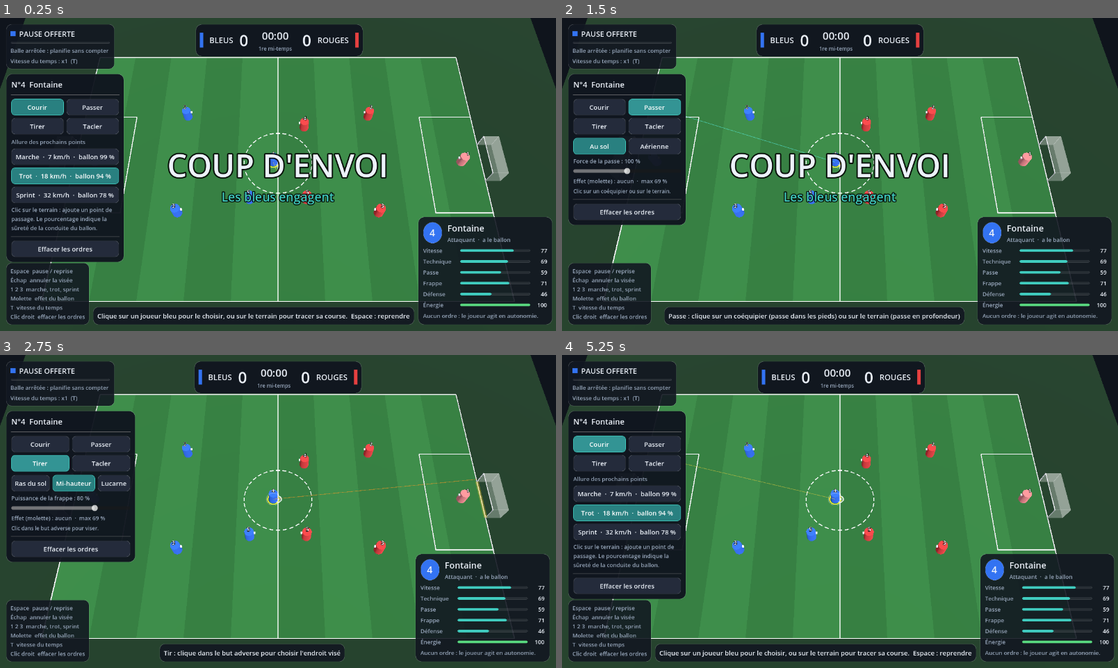
Above: before the commit, frames 1-4 (two rows, left to right).
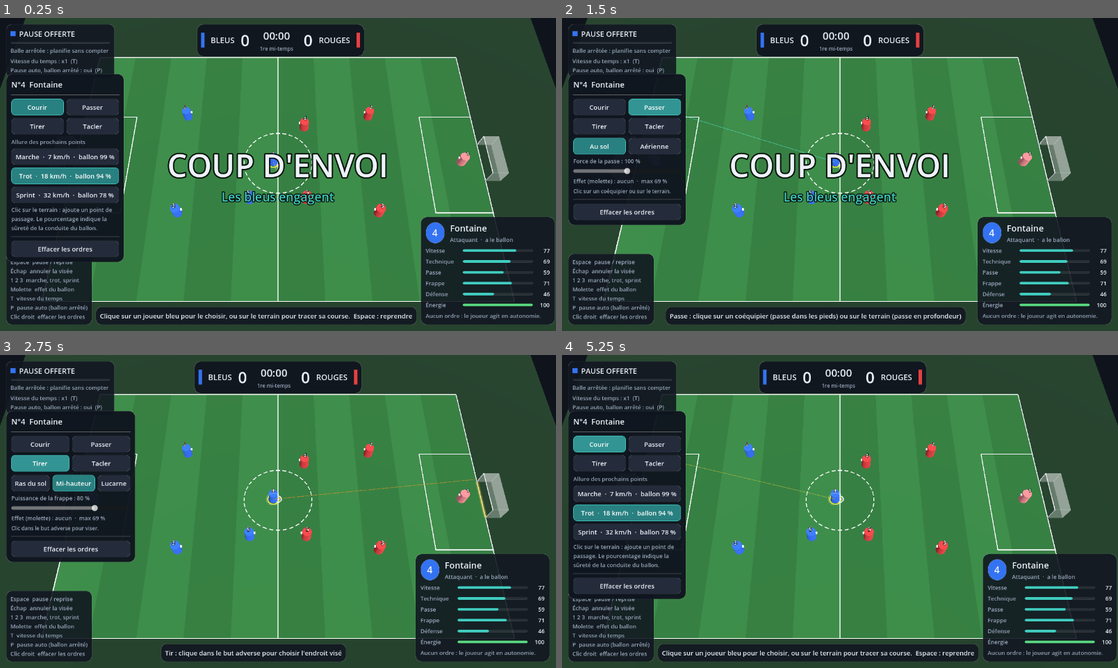
Above: after the commit, the same moments.

Repository: Azediia/Tactic-football
Game: Godot game, scene res://scenes/main.tscn
Two runs of this game, one before a commit and one after it. Both use one fixed random seed, a clock stepped at 60 frames per second and the inputs below.
Inputs:
- Up to frame 1 (0.25 s): no input
- Up to frame 2 (1.5 s): click "Courir" at 0.5 s; click "Passer" at 1.25 s
- Up to frame 3 (2.75 s): click "Tirer" at 2 s
- Up to frame 4 (5.25 s): click "Passer" at 2.75 s; click "Tacler" at 3.5 s; click "Effacer les ordres" at 4.25 s; click "Courir" at 5 s

The runs differ from the first frame. In frame 1, 3.2% of the frame differs, in the area x 1-100%, y 2-98%; in frame 2, 1.9%; in frame 3, 1.7%; in frame 4, 3.2%.

Commit message:
Pause automatique quand le ballon est arrêté, et porteur bleu qui attend les ordres
Co-Authored-By: Claude Sonnet 5.5 <noreply@anthropic.com>
Claude-Session: https://claude.ai/code/session_01BVYzC9JnSekVqPEDzHGZdX

Diff:
--- a/scripts/main.gd
+++ b/scripts/main.gd
@@ -75,6 +75,7 @@
 	director.event_logged.connect(ui.add_event)
 	director.banner_requested.connect(ui.show_banner)
 	director.dead_ball_pause_requested.connect(_on_dead_ball_pause)
+	director.ball_stopped.connect(_on_dead_ball_pause)
 	director.freeze_requested.connect(_on_freeze)
 	director.full_time.connect(ui.show_end)
 
@@ -107,6 +108,8 @@
 				set_allure(Player.Allure.SPRINT)
 			KEY_T:
 				cycle_time_scale()
+			KEY_P:
+				director.auto_pause_enabled = not director.auto_pause_enabled
 	elif event is InputEventMouseButton and event.pressed:
 		match event.button_index:
 			MOUSE_BUTTON_LEFT:
--- a/scripts/match_director.gd
+++ b/scripts/match_director.gd
@@ -8,11 +8,14 @@
 signal dead_ball_pause_requested
 signal freeze_requested(frozen: bool)
 signal full_time
+signal ball_stopped
 
 enum Phase { LIVE, GOAL, HALF_TIME, FULL_TIME }
 
 const HALF_DURATION := 300.0  # 5 minutes par mi-temps
 const AI_INTERVAL := 0.15
+## Un joueur de l'équipe pilotée garde le ballon ce temps sans ordre avant de jouer seul.
+const HUMAN_CARRIER_PATIENCE := 3.0
 ## Positions de départ (équipe 0, qui défend à gauche) : gardien, 2 défenseurs, 2 attaquants.
 const FORMATION := [
 	Vector3(-27.0, 0.0, 0.0),
@@ -37,11 +40,17 @@
 var phase := Phase.LIVE
 var possession_team := -1
 var ai_enabled := true
+## Équipe pilotée par le joueur (-1 : aucune, tout est géré par l'IA).
+var human_team := 0
+## Pause offerte dès que le ballon est à l'arrêt (réglable).
+var auto_pause_enabled := true
 
 var _world: Node3D
 var _dead_timer := 0.0
 var _ai_timer := 0.0
 var _next_kickoff_team := 0
+var _ball_still_time := 0.0
+var _auto_pause_armed := false
 
 
 func setup(world: Node3D, p_ball: Ball) -> void:
@@ -112,6 +121,7 @@
 		_end_match()
 		return
 	_check_holder()
+	_watch_ball_stopped(delta)
 	_update_ball_interactions()
 	_update_keepers()
 	_check_out_of_play()
@@ -133,6 +143,24 @@
 			begin_kickoff(_next_kickoff_team)
 
 
+## Détecte un ballon à l'arrêt : une seule pause par arrêt. Elle ne se réarme que lorsque
+## le ballon a de nouveau bougé, pour ne pas bloquer le jeu en boucle.
+func _watch_ball_stopped(delta: float) -> void:
+	var speed := ball.linear_velocity.length()
+	if speed > 1.5:
+		_auto_pause_armed = true
+		_ball_still_time = 0.0
+	elif speed < 0.4:
+		_ball_still_time += delta
+		if _auto_pause_armed and _ball_still_time >= 0.4:
+			_auto_pause_armed = false
+			if auto_pause_enabled:
+				event_logged.emit("Ballon arrêté : pause offerte", "info")
+				ball_stopped.emit()
+	else:
+		_ball_still_time = 0.0
+
+
 # --- Possession ----------------------------------------------------------------------------
 
 func set_holder(player: Player) -> void:
@@ -145,6 +173,7 @@
 	ball.linear_velocity *= 0.2
 	player.touch_timer = 0.15
 	player.contact_lock = 0.0
+	player.hold_idle = 0.0
 	if player.is_keeper:
 		player.decision_timer = 1.2
 	if possession_team != -1 and possession_team != player.team:
@@ -495,6 +524,7 @@
 	possession_team = -1
 	set_holder(kicker)
 	possession_team = team
+	_auto_pause_armed = false
 	freeze_requested.emit(false)
 	banner_requested.emit("COUP D'ENVOI", "Les %s engagent" % TEAM_NAMES[team].to_lower())
 	dead_ball_pause_requested.emit()
@@ -528,6 +558,7 @@
 	taker.heading = Vector3(attack, 0.0, 0.0)
 	possession_team = team
 	set_holder(taker)
+	_auto_pause_armed = false
 	banner_requested.emit(title, "Remise en jeu : %s" % team_name.to_lower())
 	dead_ball_pause_requested.emit()
 
@@ -615,6 +646,11 @@
 
 
 func _ai_carrier(p: Player) -> void:
+	if p.team == human_team and p.hold_idle < HUMAN_CARRIER_PATIENCE:
+		# Équipe pilotée : le porteur garde le ballon et attend les ordres du joueur.
+		p.hold_idle += AI_INTERVAL
+		p.ai_goal = null
+		return
 	if p.decision_timer > 0.0:
 		p.ai_goal = {"pos": p.position + p.heading * 3.0, "allure": Player.Allure.TROT, "final": false}
 		return
--- a/scripts/player.gd
+++ b/scripts/player.gd
@@ -59,6 +59,8 @@
 var touch_timer := 0.0
 var wait_time := 0.0
 var decision_timer := 0.0
+## Temps passé au pied du ballon sans ordre (l'équipe pilotée attend ses ordres avant de jouer seule).
+var hold_idle := 0.0
 var last_eval_shot := -1
 var pending_save: Dictionary = {}
 var dive: Dictionary = {}
--- a/scripts/ui.gd
+++ b/scripts/ui.gd
@@ -192,7 +192,7 @@
 	var keys := _panel(PANEL_BG, 12, 10)
 	keys.size_flags_vertical = Control.SIZE_SHRINK_END
 	row.add_child(keys)
-	var keys_label := _label("Espace  pause / reprise\nÉchap  annuler la visée\n1 2 3  marche, trot, sprint\nMolette  effet du ballon\nT  vitesse du temps\nClic droit  effacer les ordres", 13, MUTED)
+	var keys_label := _label("Espace  pause / reprise\nÉchap  annuler la visée\n1 2 3  marche, trot, sprint\nMolette  effet du ballon\nT  vitesse du temps\nP  pause auto (ballon arrêté)\nClic droit  effacer les ordres", 13, MUTED)
 	keys.add_child(keys_label)
 	var spacer_left := Control.new()
 	spacer_left.size_flags_horizontal = Control.SIZE_EXPAND_FILL
@@ -581,7 +581,7 @@
 		_pause_label.text = "EN DIRECT"
 		_cooldown_bar.value = 100.0 * (1.0 - main.pause_cooldown_left / Main.PAUSE_COOLDOWN)
 		_pause_sub.text = "Pause disponible" if cooldown_ready else "Prochaine pause dans %d s" % int(ceil(main.pause_cooldown_left))
-	_speed_label.text = "Vitesse du temps : x%d  (T)" % int(Main.TIME_SCALES[main.time_scale_index])
+	_speed_label.text = "Vitesse du temps : x%d  (T)\nPause auto, ballon arrêté : %s  (P)" % [int(Main.TIME_SCALES[main.time_scale_index]), "oui" if main.director.auto_pause_enabled else "non"]
 
 
 func _refresh_card() -> void:
--- a/tests/sim_match.gd
+++ b/tests/sim_match.gd
@@ -10,6 +10,7 @@
 	root.add_child(main)
 	await physics_frame
 	var director := main.director
+	director.human_team = -1  # les deux équipes sont jouées par l'IA
 	var counts := {}
 	director.event_logged.connect(func(text: String, kind: String):
 		var key := "autre"
@@ -23,6 +24,8 @@
 		elif text.contains("contrôle"): key = "contrôles"
 		counts[key] = counts.get(key, 0) + 1)
 	var restarts := [0]
+	var auto_pauses := [0]
+	director.ball_stopped.connect(func(): auto_pauses[0] += 1)
 	director.dead_ball_pause_requested.connect(func(): restarts[0] += 1)
 	var frames := 0
 	while director.phase != MatchDirector.Phase.FULL_TIME and frames < 90000:
@@ -30,7 +33,7 @@
 		frames += 1
 		if main.paused:
 			main.set_paused(false)
-	print("Durée simulée : %.0f s — score %d-%d — remises en jeu : %d" % [director.clock, director.score[0], director.score[1], restarts[0]])
+	print("Durée simulée : %.0f s — score %d-%d — remises en jeu : %d — pauses ballon arrêté : %d" % [director.clock, director.score[0], director.score[1], restarts[0], auto_pauses[0]])
 	var keys := counts.keys()
 	keys.sort()
 	for key in keys:
--- a/tests/smoke_test.gd
+++ b/tests/smoke_test.gd
@@ -15,6 +15,7 @@
 	await physics_frame
 	director = main.director
 	director.ai_enabled = false
+	director.auto_pause_enabled = false
 
 	_test_dice()
 	_test_rules()
@@ -29,6 +30,8 @@
 	await _test_tackle()
 	await _test_possession_clears_orders()
 	await _test_out_of_play()
+	await _test_auto_pause()
+	await _test_human_carrier_waits()
 	await _test_ui()
 	await _test_ai_match()
 
@@ -432,6 +435,59 @@
 	director.ball.global_position = Vector3(30.5, Ball.RADIUS, 8.0)
 	await _frames(3)
 	_check(director.ball.holder != null and director.ball.holder.team == 1 and director.ball.holder.is_keeper, "sortie de but : le gardien relance")
+
+
+func _test_auto_pause() -> void:
+	print("Pause automatique, ballon arrêté")
+	_reset_scene()
+	director.auto_pause_enabled = true
+	var ball := director.ball
+	ball.global_position = Vector3(-10.0, Ball.RADIUS, 15.0)  # loin de tous les joueurs
+	ball.kick(director.player_at(1, 4), Vector3(8.0, 0.0, 0.0), 0.0)
+	await _frames(30)
+	_check(not main.paused, "pas de pause tant que le ballon roule")
+	var paused_at := -1
+	for i in 900:
+		await physics_frame
+		if main.paused:
+			paused_at = i
+			break
+	_check(paused_at >= 0, "le jeu se met en pause quand le ballon s'arrête (après %d images)" % paused_at)
+	_check(main.pause_kind == "dead_ball" and main.pause_cooldown_left == 0.0, "la pause est offerte (pas de cooldown)")
+	main.toggle_pause()
+	await _frames(240)
+	_check(not main.paused, "pas de nouvelle pause tant que le ballon ne bouge pas")
+	ball.kick(director.player_at(1, 4), Vector3(8.0, 0.0, 0.0), 0.0)
+	var again := false
+	for i in 900:
+		await physics_frame
+		if main.paused:
+			again = true
+			break
+	_check(again, "la pause se réarme quand le ballon a de nouveau bougé")
+	director.auto_pause_enabled = false
+	main.set_paused(false)
+	ball.kick(director.player_at(1, 4), Vector3(8.0, 0.0, 0.0), 0.0)
+	await _frames(600)
+	_check(not main.paused, "l'option peut désactiver la pause automatique")
+	director.auto_pause_enabled = false
+
+
+func _test_human_carrier_waits() -> void:
+	print("Porteur de l'équipe pilotée")
+	_reset_scene()
+	director.ai_enabled = true
+	director.human_team = 0
+	var carrier := director.player_at(0, 3)
+	carrier.position = Vector3(-25.0, 0.0, 17.0)
+	carrier.heading = Vector3.RIGHT
+	_give_ball(carrier)
+	await _frames(120)
+	_check(director.ball.holder == carrier and carrier.speed < 0.1, "sans ordre, le porteur bleu garde le ballon au pied")
+	await _frames(420)
+	_check(carrier.position.distance_to(Vector3(-25.0, 0.0, 17.0)) > 1.0 or director.ball.holder != carrier, "après 3 s sans ordre, il reprend le jeu seul")
+	director.ai_enabled = false
+	director.human_team = -1
 
 
 func _test_ui() -> void:
@@ -471,6 +527,7 @@
 	print("Match complet (IA contre IA, 60 s)")
 	_reset_scene()
 	director.ai_enabled = true
+	director.human_team = -1
 	director.begin_kickoff(0)
 	director.clock = 0.0
 	var score_before: Array = director.score.duplicate()
Not shown, changed: README.md
